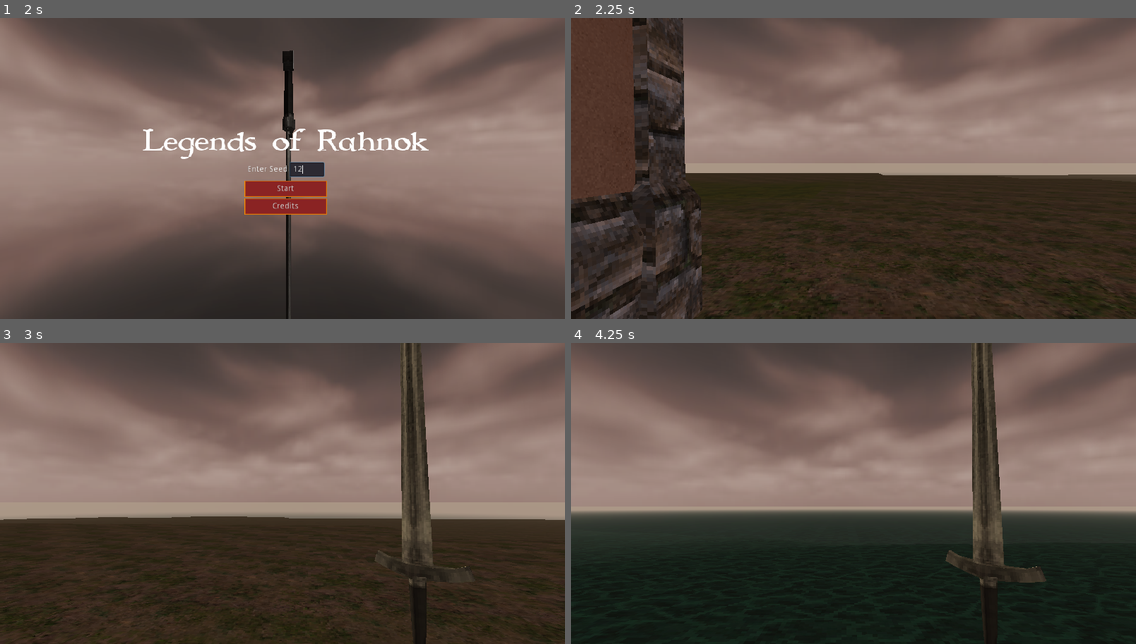
Above: before the commit, frames 1-4 (two rows, left to right).
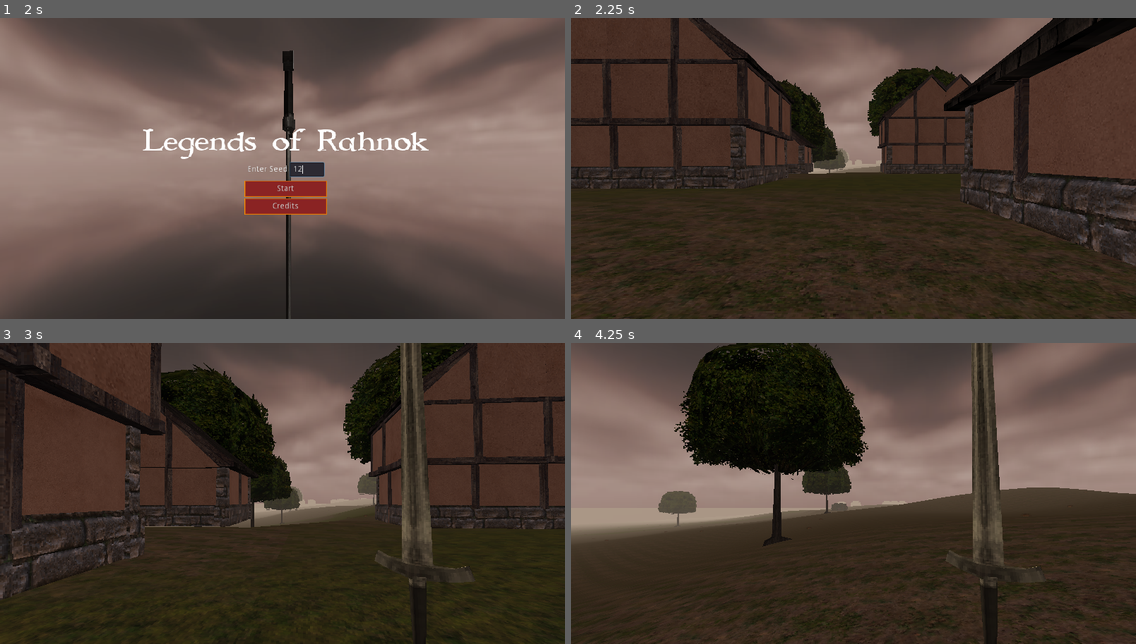
Above: after the commit, the same moments.

Repository: itaden1/webRPG
Game: Godot game, scene res://Scenes/GUI/logo_splash/logo_splash.tscn
Same seed, same stepped clock (60 frames per second), same inputs: the game is played once before the commit and once after it.
Inputs (mouse positions are in pixels of both pictures, inside the frame that each line leads up to):
- Up to frame 1 (2 s): tap Enter (ui_accept) at 0.5, 0.77 s; move the mouse to (406, 153) at 0.52 s; press the mouse at (406, 153) at 0.53 s; hold D 0.53-1.25 s; release the mouse at (406, 153) at 1.25 s; click (305, 168) at 1.27 s; type "12" at 1.35 s
- Up to frame 2 (2.25 s): click "Start" at 2 s
- Up to frame 3 (3 s): tap Enter (ui_accept) at 2.75 s; move the mouse to (254, 493) at 2.77 s; hold W from 2.78 s (still down); tap X (DrawSheathWeapon) at 2.85 s
- Up to frame 4 (4.25 s): keep holding W; tap Enter (ui_accept) at 3.02 s; move the mouse to (864, 487) at 3.52 s; hold F (Interact) from 3.53 s (still down)

Frame 1 is identical in both runs. In frame 2, 40% of the frame differs, in the area x 0-100%, y 0-100%; in frame 3, 48%; in frame 4, 46%.

Commit message:
stagger tree placement

Diff:
--- a/Scenes/TestNewGen.gd
+++ b/Scenes/TestNewGen.gd
@@ -60,7 +60,8 @@
 				build_town(location.layout, location_node)
 				add_child(location_node)
 		for o in chunk.objects:
-			var tree = load("res://Scenes/NatureObjects/Tree08winter.tscn")
+			var tree = Constants.BIOME_OBJECTS[o.biome][o.object_index].obj
+			# var tree = load("res://Scenes/NatureObjects/Tree08winter.tscn")
 			var tree_inst = tree.instance()
 			add_child(tree_inst)
 			tree_inst.transform.origin.x = o.location.x + chunk_position.x
--- a/Scripts/Generators/TerrainDataGenerator.gd
+++ b/Scripts/Generators/TerrainDataGenerator.gd
@@ -266,30 +266,46 @@
 	chunk.objects = []
 	var dist = Vector2(chunk.mesh_data[0].x, chunk.mesh_data[0].z).distance_to(
 		Vector2(chunk.mesh_data[1].x, chunk.mesh_data[1].z))
-	for v in range(0, chunk.mesh_data.size(), 10):
+	for v in range(0, chunk.mesh_data.size(), 15):
+		# TODO check vert position and skip to achieve more even placememt
+		# TODO check no placement zones (towns etc.)
 		var vert = chunk.mesh_data[v]
-		var biome = get_biome(chunk.kingdom_type, vert.x + chunk.position.x, vert.y + chunk.position.y)
-		var obj_type = get_object(biome)
-
-		#TODO stagger location
-		#TODO ensure above sea level
-		if obj_type == "pine":
-			chunk.objects.append(
-				{ob=obj_type, location=vert, rotation=0}
-			)
-
-
-func get_object(biome):
-	#TODO refactor to easily generate different object types for different biomes
-	if biome == Constants.BIOMES.TEMPERATE_DECIDUOUS_FOREST:
-		return "pine"
-	return ""
-
-func get_biome(kingdom_type, x: float, y: float):
+		if vert.y < modify_land_height(OCEAN_LEVEL):
+			continue
+		var biome = get_biome(vert.x + chunk.position.x, vert.y + chunk.position.y)
+		var obj_type = get_object(chunk.kingdom_type, biome)
+
+		#stagger location
+		var ob_x = vert.x + Rng.get_random_range(-dist*5, dist*5)
+		var ob_z = vert.z # + Rng.get_random_range(-dist, dist)
+		var ob_y = get_reshaped_elevation(ob_x+chunk.position.x, ob_z+chunk.position.y)
+
+		var ob_vec = Vector3(ob_x, ob_y, ob_z)
+		chunk.objects.append(
+			{biome=biome, object_index=obj_type, location=ob_vec, rotation=0}
+		)
+
+
+func get_object(region, biome):
+	#TODO factor in regions as well
+	var biome_objects = Constants.BIOME_OBJECTS[biome]
+	var acc = 0
+	var roll = Rng.get_random_range(1, 100)
+	var item_index: int
+	for i in range(biome_objects.size()):
+		var o = biome_objects[i]
+		if not item_index:
+			if roll > 100 - o.chance - acc:
+				item_index = i
+				break
+
+		acc += o.chance
+	return item_index
+
+func get_biome(x: float, y: float):
 	var altitude = get_reshaped_elevation(x, y)
 	var moisture = Utilities.normalize_to_zero_one_range(precipitation_noise.get_noise_3d(x, 0, y))
 
-	# TODO use kingdome type to create regions (snow, autumnal forrests, desert etc.)
 	if altitude > 750:
 		return Constants.BIOMES.HIGH_ALTITUDE
 	elif altitude > 300:
@@ -349,21 +365,22 @@
 			var plot_type = plot_types[Rng.get_random_range(0, plot_types.size()-1)]
 			var orientations = [0, 1]
 			var orientation = orientations[Rng.get_random_range(0, orientations.size()-1)]
-			var floor_count = 1
+			var floor_count = 0
 			match plot_type:
 				Constants.HOUSE_TYPES.BUILDING: floor_count = 1
 				Constants.HOUSE_TYPES.TWO_STORY_BUILDING: floor_count = 2
 				Constants.HOUSE_TYPES.THREE_STORY_BUILDING: floor_count = 3
 
-
-			build_building(b, orientation, floor_count)
+			var layout := []
+			if floor_count > 0:
+				layout = build_building(b, orientation, floor_count)
 
 			houses.append(b)
 			data.append({
 				rect=b,
 				type=plot_type,
 				culture=Constants.CULTURES.TUDOR, # TODO select culture based on region of world
-				grid=build_building(b, orientation, floor_count)
+				grid=layout
 			})
 	return data
 
@@ -395,7 +412,8 @@
 	var arr := []
 	for vert in mesh_data:
 		if vert.y > modify_land_height(OCEAN_LEVEL):
-			if vert.x < 300 and vert.x > -300 and vert.y < 300 and vert.y > -300:
+			# TODO get correct vertex range. mesh verts are between -500 and 500
+			if vert.x < 200 and vert.x > -200 and vert.y < 200 and vert.y > -200:
 				arr.append(vert)
 	return arr
 
--- a/Scripts/Generators/TerrainGenerator.gd
+++ b/Scripts/Generators/TerrainGenerator.gd
@@ -34,7 +34,7 @@
 	biomes.HIGH_ALTITUDE : [blue_brush]
 }
 
-var biome_objects = {
+const biome_objects = {
 	biomes.GRASSLAND : [
 		{
 			obj=preload("res://Scenes/NatureObjects/GrassBushFall.tscn"),
--- a/Scripts/Singletons/Constants.gd
+++ b/Scripts/Singletons/Constants.gd
@@ -43,3 +43,85 @@
 	SWAMP_LANDS,
 	HIGH_ALTITUDE
 }
+
+const BIOME_OBJECTS = {
+	BIOMES.GRASSLAND : [
+		{
+			obj=preload("res://Scenes/NatureObjects/GrassBushFall.tscn"),
+			chance=70
+		},
+		{
+			obj=preload("res://Scenes/NatureObjects/Tree03summerSmall.tscn"),
+			chance=1
+		}
+	],
+	BIOMES.WOODLANDS : [
+		{
+			obj=preload("res://Scenes/NatureObjects/GrassBushFall.tscn"),
+			chance=70
+		},
+		{
+			obj=preload("res://Scenes/NatureObjects/Tree03summerSmall.tscn"),
+			chance=20
+		}
+	],
+	BIOMES.SWAMP_LANDS : [
+		{
+			obj=preload("res://Scenes/NatureObjects/Tree01summer.tscn"),
+			chance=30
+		},
+		{
+			obj=preload("res://Scenes/NatureObjects/Tree03summerSmall.tscn"),
+			chance=5
+		}
+	],
+	BIOMES.TEMPERATE_DECIDUOUS_FOREST : [
+		{
+			obj=preload("res://Scenes/NatureObjects/Tree01summer.tscn"),
+			chance=30
+		},
+		{
+			obj=preload("res://Scenes/NatureObjects/GrassBushFall.tscn"),
+			chance=1
+		},
+		{
+			obj=preload("res://Scenes/NatureObjects/Tree03summer.tscn"),
+			chance=34
+		},
+		{
+			obj=preload("res://Scenes/NatureObjects/Tree03summerSmall.tscn"),
+			chance=35
+		}
+	],
+	BIOMES.SNOW_FORRESTS : [
+		{
+			obj=preload("res://Scenes/NatureObjects/Tree08winter.tscn"),
+			chance=90
+		},
+		{
+			obj=preload("res://Scenes/NatureObjects/Stone01Large.tscn"),
+			chance=1
+		},
+		{
+			obj=preload("res://Scenes/NatureObjects/Stone01Large.tscn"),
+			chance=1
+		}
+	],
+	BIOMES.SNOW_PLANES : [
+		{
+			obj=preload("res://Scenes/NatureObjects/Tree08winter.tscn"),
+			chance=10
+		},
+		{
+			obj=preload("res://Scenes/NatureObjects/Stone01Large.tscn"),
+			chance=1
+		},
+
+	],
+	BIOMES.HIGH_ALTITUDE : [
+		{
+			obj=preload("res://Scenes/NatureObjects/Stone01Large.tscn"),
+			chance=1
+		}
+	]
+}
--- a/Scripts/Singletons/WorldData.gd
+++ b/Scripts/Singletons/WorldData.gd
@@ -161,6 +161,5 @@
 			15 : {}
 		},
 		"offsets": {horizontal = 10, vertical = 10}
-
 	}
 }
